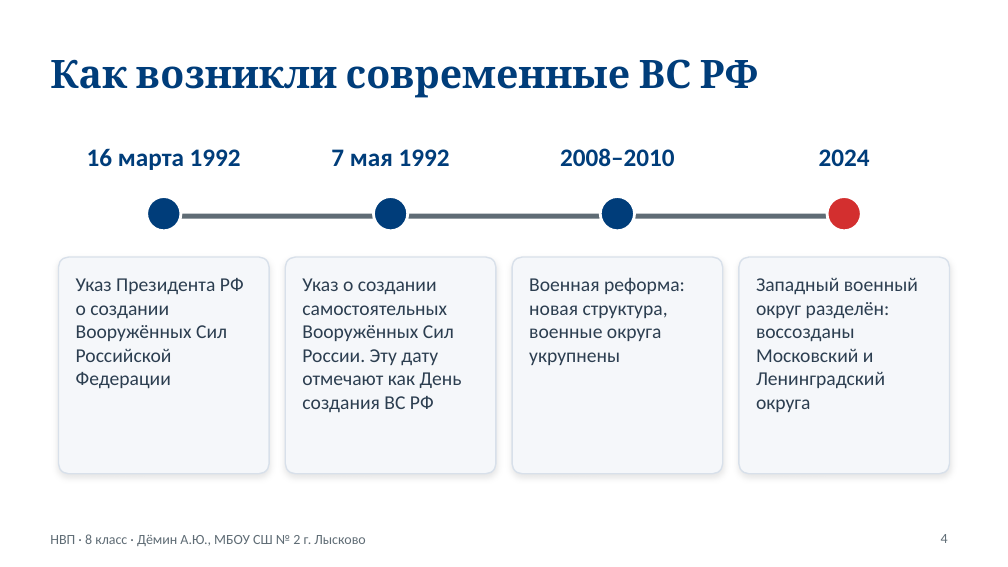
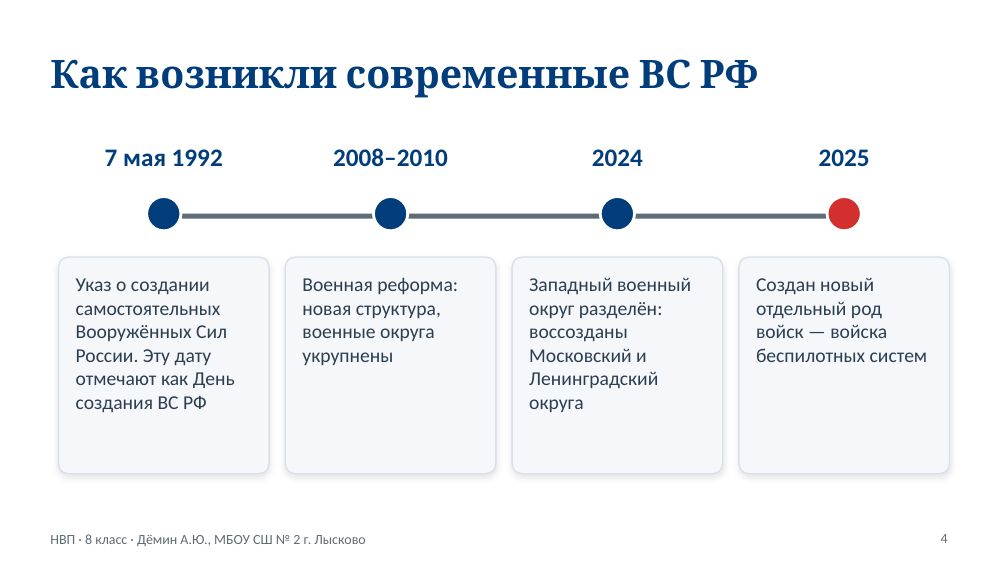
Before and after one commit to OBZR77/demin-obzr-site, a slide deck: slide 4 of files/prezentacii/nvp-8-vooruzhennye-sily.pptx. Drawn at 1008x567 pixels with LibreOffice and Linux fonts; fonts in the diff are those of the drawing. Boxes give left, top, right and bottom in pixels: in the first picture for what was removed or moved away, otherwise in the second. Text is boxed around its words. In the diff, an @@ line names an element or a change of style, - is before the commit and + after.

```diff
--- a/files/prezentacii/nvp-8-vooruzhennye-sily.pptx
+++ b/files/prezentacii/nvp-8-vooruzhennye-sily.pptx
@@ text at bbox=[105, 149, 223, 166]: text changed @@
-16 марта 1992
+7 мая 1992
@@ text at bbox=[333, 148, 448, 167]: text changed @@
-7 мая 1992
+2008–2010
@@ text at bbox=[592, 149, 643, 166]: text changed @@
-2008–2010
+2024
@@ text at bbox=[819, 149, 870, 166]: text changed @@
-2024
+2025
@@ text at bbox=[76, 278, 235, 412]: text changed @@
-Указ Президента РФ о создании Вооружённых Сил Российской Федерации
+Указ о создании самостоятельных Вооружённых Сил России. Эту дату отмечают как День создания ВС РФ
@@ text at bbox=[302, 277, 458, 365]: text changed @@
-Указ о создании самостоятельных Вооружённых Сил России. Эту дату отмечают как День создания ВС РФ
+Военная реформа: новая структура, военные округа укрупнены
@@ text at bbox=[529, 277, 691, 412]: text changed @@
-Военная реформа: новая структура, военные округа укрупнены
+Западный военный округ разделён: воссозданы Московский и Ленинградский округа
@@ text at bbox=[756, 278, 928, 362]: text changed @@
-Западный военный округ разделён: воссозданы Московский и Ленинградский округа
+Создан новый отдельный род войск — войска беспилотных систем
```
Also in this commit, not shown: 4 other slides changed, 1 other file.
